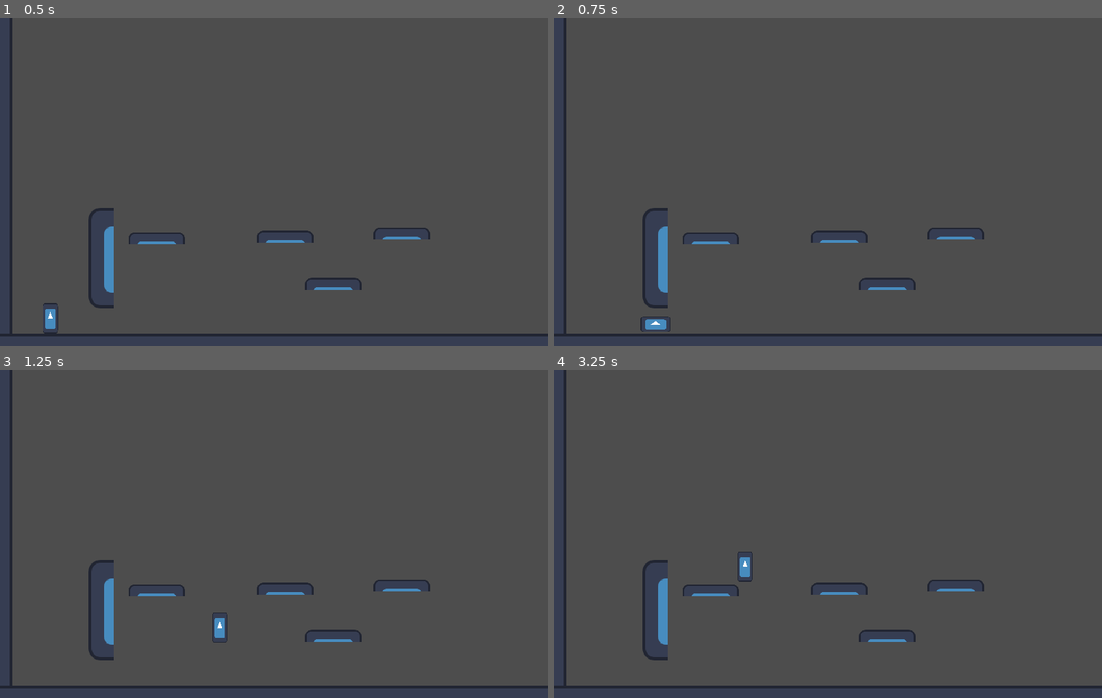
Above: before the commit, frames 1-4 (two rows, left to right).
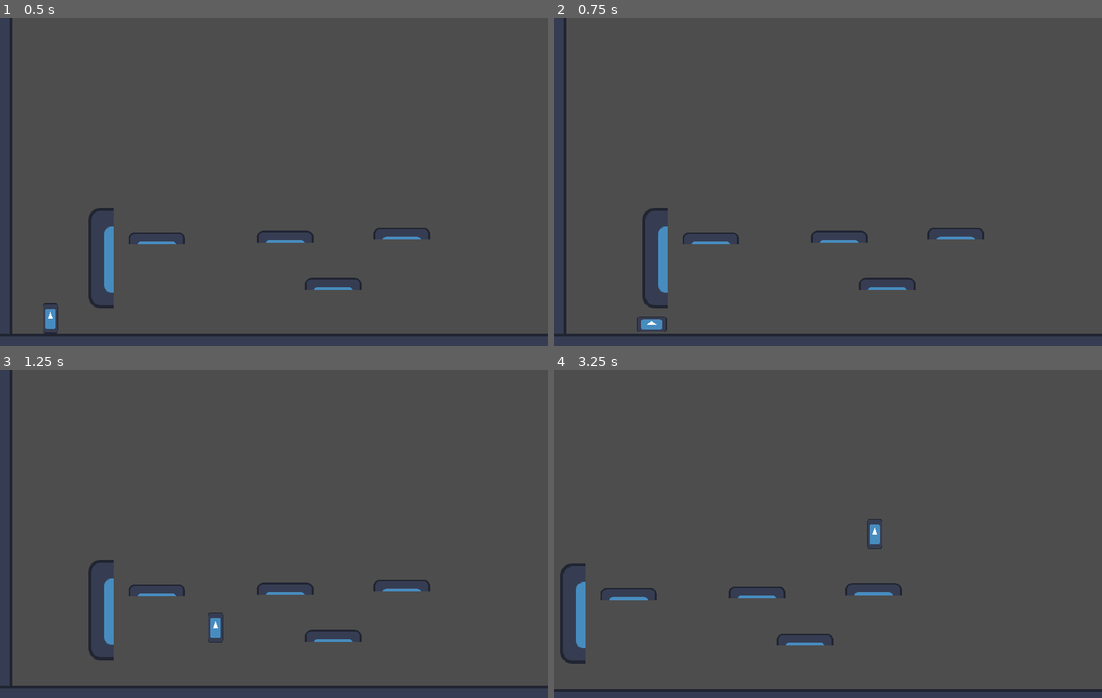
Above: after the commit, the same moments.

Repository: DeVelox/Niro
Game: Godot game, scene res://main.tscn
Same seed, same stepped clock (60 frames per second), same inputs: the game is played once before the commit and once after it. The engine's default icon, where the game draws it, is replaced by a stand-in: a white triangle on a blue panel in a dark square.
Inputs:
- Up to frame 1 (0.5 s): no input
- Up to frame 2 (0.75 s): tap Enter at 0.5 s; hold D (right) from 0.53 s (still down); tap Shift (dash) at 0.6 s
- Up to frame 3 (1.25 s): keep holding D (right); tap W (jump) at 0.77, 0.8, 1.07 s
- Up to frame 4 (3.25 s): tap W (jump) at 1.35, 1.52, 1.82, 2.3, 3.02 s; tap Shift (dash) at 1.55, 2.85 s; release D (right) at 2.03 s; hold A (left) 2.03-2.78 s; tap S (crouch) at 2.1 s; hold D (right) from 2.78 s (still down)

Frame 1 is identical in both runs. In frame 2, less than 0.1% of the frame differs, in the area x 15-22%, y 91-96%; in frame 3, 0.1%; in frame 4, 4.5%, in the area x 0-100%, y 0-99%.

Commit message:
Reworked the movement/physics code

Diff:
--- a/player/player.gd
+++ b/player/player.gd
@@ -18,38 +18,33 @@
 var has_dash = false
 var has_slide = true
 var platform
+var motion
 
 func _physics_process(delta):
+
+	# Reset character to start of level
+	if Input.is_action_just_pressed("reset"):
+		position = Vector2(64,432)
 
 	# Do not allow other movement while dashing
 	if is_dashing:
 		move_and_slide()
 		return
 
-	# Reset character to start of level
-	if Input.is_action_just_pressed("reset"):
-		position = Vector2(64,432)
-
-	# Add the gravity.
+	# Apply gravity
 	if not is_on_floor():
 		velocity.y += gravity * delta
-	else:
+
+	# Perform state checks
+	if is_on_floor():
 		has_double_jump = true
 		has_dash = true
+	elif is_on_wall() and is_wall_hanging:
+		has_double_jump = true
+		velocity.y *= 0.8
 
-	if is_wall_hanging and is_on_wall():
-		velocity.y *= 0.8
-		has_double_jump = true
-
-
-	# Get the input direction and handle the movement/deceleration.
-	# Accel/decel handled in appropriate functions now
-
-	var direction = Input.get_axis("left", "right")
-	if direction:
-		velocity.x = move_toward(velocity.x, SPEED * direction, accel())
-	else:
-		velocity.x = move_toward(velocity.x, 0, decel())
+	# Establish baseline horizontal movement
+	motion = Input.get_axis("left", "right") * SPEED
 
 	# Handle special movement.
 	if Input.is_action_just_pressed("jump"):
@@ -61,16 +56,20 @@
 	if Input.is_action_just_pressed("crouch"):
 		try_drop()
 
+	# Apply acceleration
+	if motion:
+		velocity.x = move_toward(velocity.x, motion, accel())
+	else:
+		velocity.x = move_toward(velocity.x, 0, decel())
+
 	move_and_slide()
 
 func try_jump():
 	if is_on_floor():
 		pass
 	elif is_wall_hanging and is_on_wall():
-	# This was only able to jump off the left wall, now it jumps
-	# opposite of which key is held to stick to the wall
-	# I think that's the intended behaviour
-		velocity.x = 500 * -Input.get_axis("left", "right")
+	# Apply a jump opposite of the wall hang
+		velocity.x = motion * -1.5
 	elif has_double_jump:
 		has_double_jump = false
 	else:
@@ -79,15 +78,14 @@
 
 func try_dash():
 	if has_slide and is_on_floor():
-	# This makes dashes very inconsistent as it's based off current speed
-	# Might be desired behaviour, idk, I don't play platformers
-		velocity.x *= DASH_MULTI
+	# Make sure the dashes are always a consistent speed / length
+		velocity.x = motion * DASH_MULTI
 		scale.x = 0.3
 		scale.y = 0.15
 		slide_cooldown.start()
 		has_slide = false
 	elif has_dash and not is_on_floor():
-		velocity.x *= DASH_MULTI
+		velocity.x = motion * DASH_MULTI
 		is_dashing = true
 		has_dash = false
 	else:
@@ -105,22 +103,22 @@
 func accel() -> float:
 	# For dash/slide, effectively behaves as deceleration
 	if absf(velocity.x) > SPEED:
-		return SPEED / 5
+		return 60
 	# For floatier movement when falling / jumping
 	elif not is_on_floor() or Input.is_action_just_pressed("jump"):
-		return SPEED / 10
+		return 30
 	# Mostly for walking, I think
 	else:
-		return SPEED / 5
+		return 60
 
 func decel() -> float:
 	# Deceleration when direction keys are let go
 	if absf(velocity.x) > SPEED:
-		return SPEED / 5
+		return 60
 	elif not is_on_floor() or Input.is_action_just_pressed("jump"):
-		return SPEED / 10
+		return 30
 	else:
-		return SPEED / 5
+		return 60
 
 func _on_area_2d_body_entered(body):
 	is_wall_hanging = true
